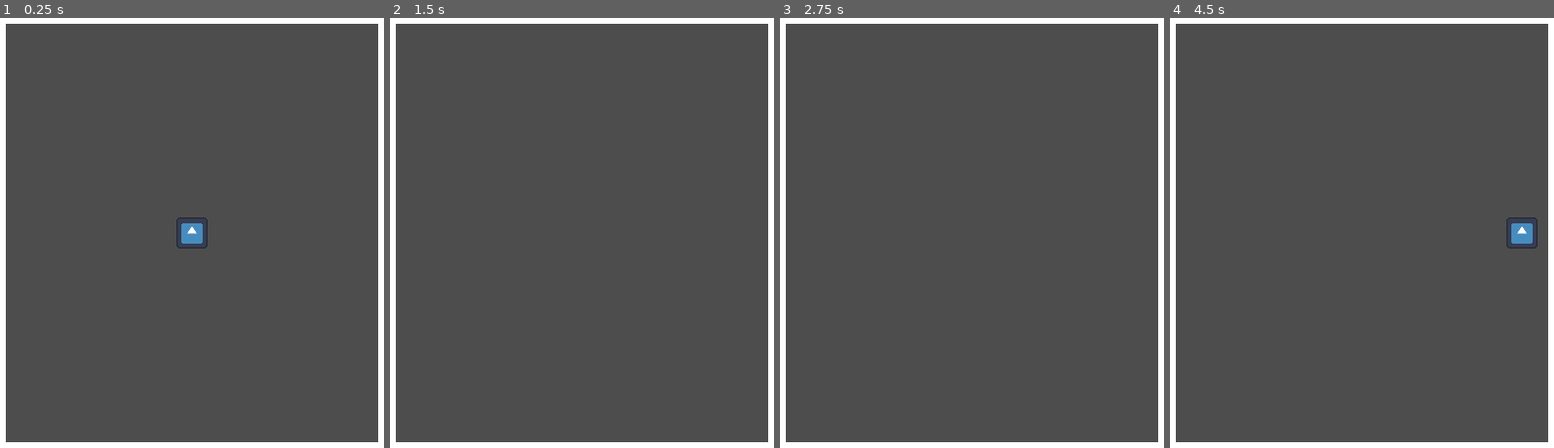
Above: before the commit, frames 1-4 (left to right).
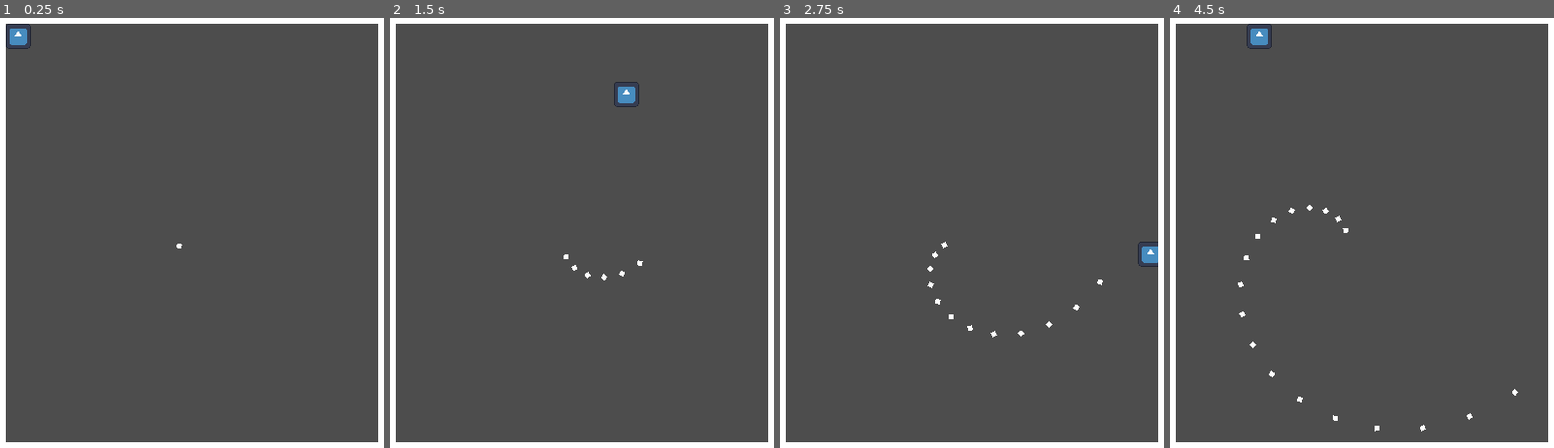
Above: after the commit, the same moments.

Repository: Sanved001/nyan-hell
Game: Godot game, scene res://Scenes/game.tscn
The game is run twice, just before and just after one commit, with the same random seed, the same clock (stepped at 60 frames per second) and the same inputs. The engine's default icon, where the game draws it, is replaced by a stand-in: a white triangle on a blue panel in a dark square.
Inputs:
- Up to frame 1 (0.25 s): no input
- Up to frame 2 (1.5 s): tap Enter at 0.5 s; hold D (move_right) 0.53-1.28 s; hold S (move_down) from 1.28 s (still down)
- Up to frame 3 (2.75 s): release S (move_down) at 2.03 s; hold D (move_right) from 2.03 s (still down)
- Up to frame 4 (4.5 s): release D (move_right) at 2.78 s; hold W (move_up) 2.78-3.53 s; hold A (move_left) from 3.53 s (still down)

The runs differ from the first frame. In frame 1, 0.6% of the frame differs, in the area x 1-55%, y 1-54%; in frame 2, 0.3%; in frame 3, 0.4%; in frame 4, 0.8%, in the area x 17-96%, y 1-97%.

Commit message:
Added the Spinning Bullets thing

Diff:
--- a/Scenes/Levels/level_0.tscn
+++ b/Scenes/Levels/level_0.tscn
@@ -1,7 +1,11 @@
 [gd_scene format=3 uid="uid://c4h73an71pdhc"]
 
 [ext_resource type="PackedScene" uid="uid://bsv37cxgkg8n8" path="res://Scenes/player.tscn" id="1_y8ppt"]
+[ext_resource type="PackedScene" uid="uid://c7ov1lnyfafdv" path="res://Scenes/moves/spinner.tscn" id="2_2iktx"]
 
 [node name="Level_0" type="Node2D" unique_id=1166289136]
 
 [node name="Player" parent="." unique_id=1776325952 instance=ExtResource("1_y8ppt")]
+
+[node name="Spinner" parent="." unique_id=223049237 instance=ExtResource("2_2iktx")]
+position = Vector2(175, 226)
--- /dev/null
+++ b/Scenes/entities/bullet.tscn
@@ -0,0 +1,7 @@
+[gd_scene format=3 uid="uid://dlft3ei2mav5x"]
+
+[node name="Bullet" type="Node2D" unique_id=1682883194]
+
+[node name="ColorRect" type="ColorRect" parent="." unique_id=945034217]
+offset_right = 5.0
+offset_bottom = 5.0
--- /dev/null
+++ b/Scenes/entities/spinner_bullet.gd
@@ -0,0 +1,17 @@
+extends Node2D
+
+var rotation_speed:float = 1
+
+# Called when the node enters the scene tree for the first time.
+func _ready() -> void:
+	pass
+
+
+# 640x480
+# Called every frame. 'delta' is the elapsed time since the previous frame.
+func _process(delta: float) -> void:
+	rotation += deg_to_rad(rotation_speed*delta)
+	position += Vector2(1,0).rotated(rotation)
+
+	if global_position.x > 640 or global_position.y > 480 or global_position.x < 0 or global_position.y < 0:
+		queue_free()
--- /dev/null
+++ b/Scenes/entities/spinner_bullet.tscn
@@ -0,0 +1,9 @@
+[gd_scene format=3 uid="uid://cwwr6caiigfig"]
+
+[ext_resource type="Script" uid="uid://pbwd7rp35djk" path="res://Scenes/entities/spinner_bullet.gd" id="1_r2u3t"]
+[ext_resource type="PackedScene" uid="uid://dlft3ei2mav5x" path="res://Scenes/entities/bullet.tscn" id="2_uxc27"]
+
+[node name="spinner_bullet" type="Node2D" unique_id=155215721]
+script = ExtResource("1_r2u3t")
+
+[node name="Bullet" parent="." unique_id=1682883194 instance=ExtResource("2_uxc27")]
--- a/Scenes/game.tscn
+++ b/Scenes/game.tscn
@@ -22,3 +22,4 @@
 [node name="Level_0" parent="SubViewportContainer/SubViewport" unique_id=1166289136 instance=ExtResource("1_ebmjs")]
 
 [node name="Camera2D" type="Camera2D" parent="SubViewportContainer/SubViewport" unique_id=848869488]
+anchor_mode = 0
--- /dev/null
+++ b/Scenes/moves/spinner.gd
@@ -0,0 +1,38 @@
+extends Node2D
+
+var bullet = preload("res://Scenes/entities/spinner_bullet.tscn")
+
+@onready var bullet_spawn_timer: Timer = $Bullet_Spawn_Timer
+
+
+
+
+
+
+
+var bullet_spawn_cooldown:float = 0.2
+var my_rotation_value:float = 60
+var is_bullet_spawn_cooldown:bool = false
+
+
+# Called when the node enters the scene tree for the first time.
+func _ready() -> void:
+	_on_bullet_spawn_timer_timeout()
+
+
+# Called every frame. 'delta' is the elapsed time since the previous frame.
+func _process(delta: float) -> void:
+
+	rotate(deg_to_rad(my_rotation_value)*delta)
+
+
+
+
+
+
+func _on_bullet_spawn_timer_timeout() -> void:
+	var bullet_a = bullet.instantiate()
+	bullet_a.rotation = rotation
+	get_parent().add_child(bullet_a)
+	bullet_a.global_position = self.global_position
+	bullet_spawn_timer.start(bullet_spawn_cooldown)
--- /dev/null
+++ b/Scenes/moves/spinner.tscn
@@ -0,0 +1,10 @@
+[gd_scene format=3 uid="uid://c7ov1lnyfafdv"]
+
+[ext_resource type="Script" uid="uid://cmo3pprio6wpv" path="res://Scenes/moves/spinner.gd" id="1_ctanp"]
+
+[node name="Spinner" type="Node2D" unique_id=223049237]
+script = ExtResource("1_ctanp")
+
+[node name="Bullet_Spawn_Timer" type="Timer" parent="." unique_id=1862926260]
+
+[connection signal="timeout" from="Bullet_Spawn_Timer" to="." method="_on_bullet_spawn_timer_timeout"]
--- a/Scenes/player.tscn
+++ b/Scenes/player.tscn
@@ -5,12 +5,13 @@
 
 [sub_resource type="CircleShape2D" id="CircleShape2D_7b57l"]
 
-[node name="Player" type="CharacterBody2D" unique_id=1776325952]
+[node name="Player" type="CharacterBody2D" unique_id=1776325952 node_paths=PackedStringArray("player_sprite")]
 script = ExtResource("1_cvnsp")
+player_sprite = NodePath("Sprite2D")
 
 [node name="CollisionShape2D" type="CollisionShape2D" parent="." unique_id=1263468127]
 shape = SubResource("CircleShape2D_7b57l")
 
 [node name="Sprite2D" type="Sprite2D" parent="." unique_id=641924450]
-scale = Vector2(0.25, 0.25)
+scale = Vector2(0.2, 0.2)
 texture = ExtResource("1_v0iea")
--- a/Scripts/player.gd
+++ b/Scripts/player.gd
@@ -1,10 +1,28 @@
 extends CharacterBody2D
+@export var player_sprite:Sprite2D
+
+var margin_x:float
+var margin_y:float
+var play_area_size:Vector2
+
 
 
 const SPEED = 300.0
 
+func _ready() -> void:
+	margin_x = (player_sprite.texture.get_size().x * player_sprite.scale.x) / 2
+	margin_y = (player_sprite.texture.get_size().y * player_sprite.scale.y) / 2
+	if OS.is_debug_build():
+		print("Margin Y: %s" % margin_x)
+		print("Margin Y: %s" % margin_y)
+
+
+	play_area_size = get_viewport_rect().size
+
 
 func _physics_process(delta: float) -> void:
+
+	# MOVEMENT
 	var direction_x := Input.get_axis("move_left", "move_right")
 	if direction_x:
 		velocity.x = direction_x * SPEED
@@ -18,4 +36,10 @@
 		velocity.y = move_toward(velocity.y, 0, SPEED)
 
 
+	# Do not let the player outside of playarea
+	position.x = clampf(position.x, margin_x, play_area_size.x - margin_x)
+	position.y = clampf(position.y, margin_y, play_area_size.y - margin_y)
+
+
+
 	move_and_slide()
Not shown, added: Scenes/entities/spinner_bullet.gd.uid
Not shown, added: Scenes/moves/spinner.gd.uid
